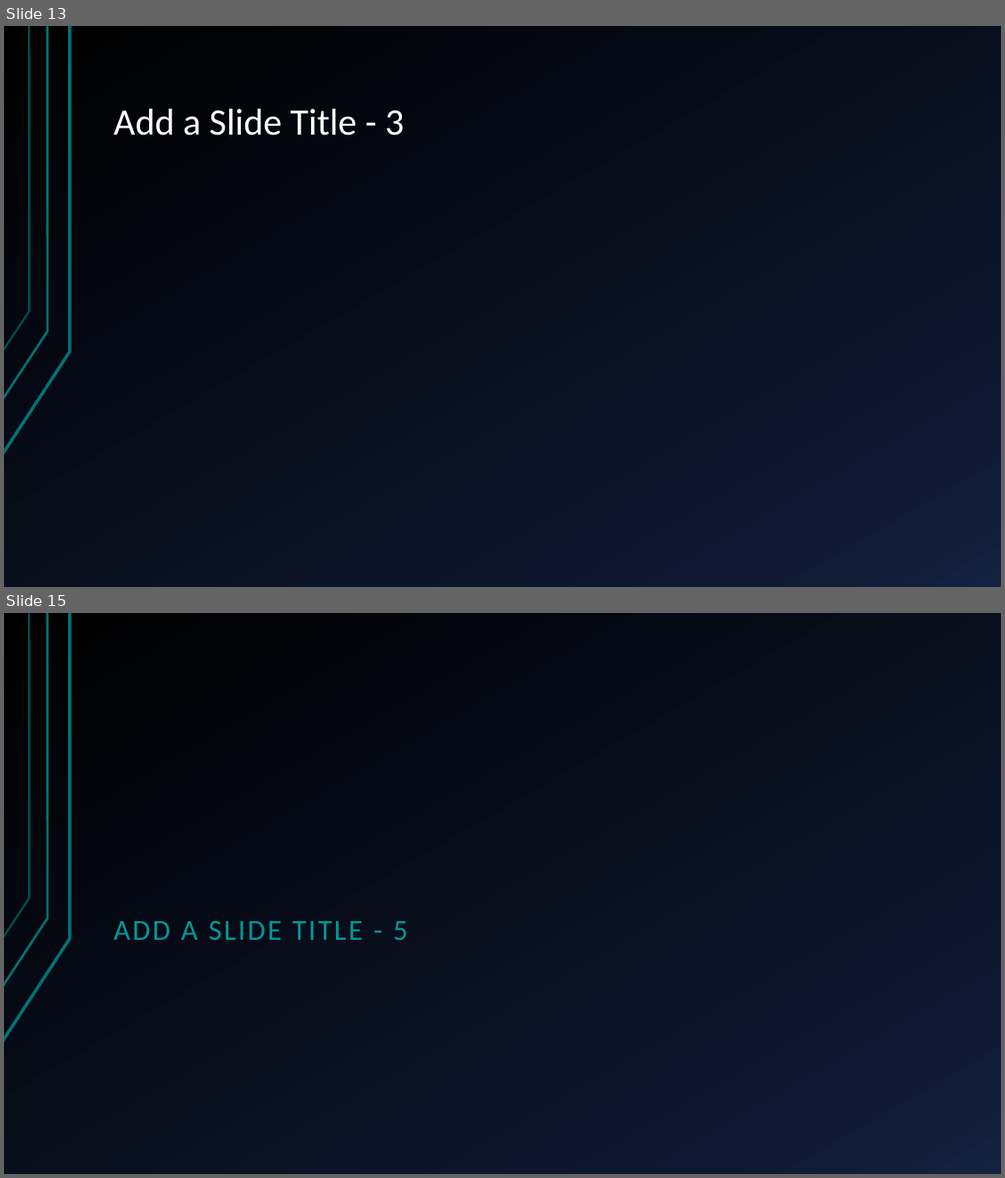
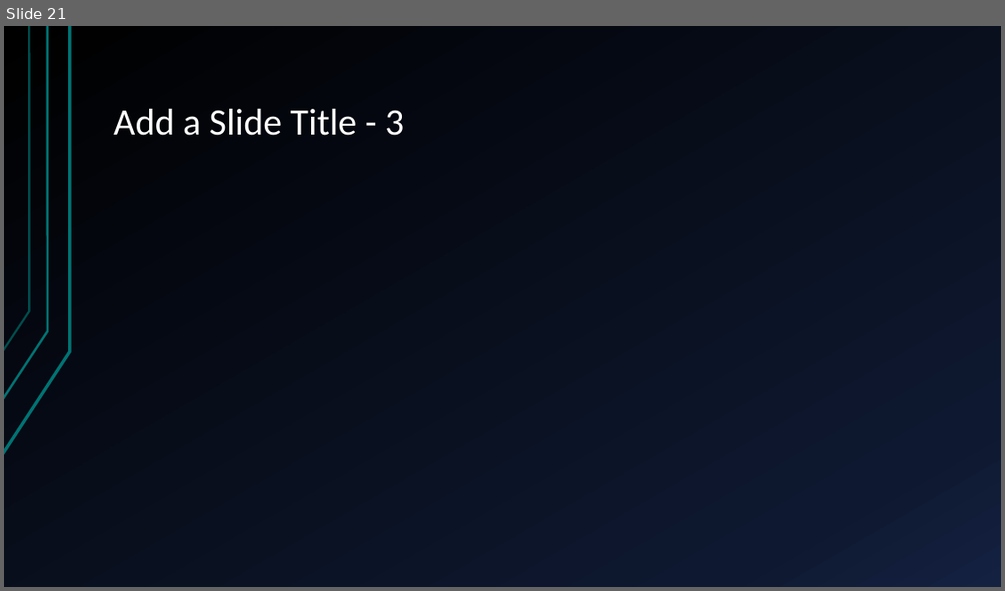
Before and after one commit to HansSanitizer/CENG-450-Project, a slide deck: Documentation/Long-Mann 16-Bit RISC Processor.pptx. Shown one above the other, each under a label of ours: slides 13 and 15 before the commit, slide 21 after it; the slides between them are not shown. The pictures are 1005x1178 and 1005x591 pixels, drawn with LibreOffice and Linux fonts; fonts in the diff are those of the drawing. Boxes give left, top, right and bottom in pixels: in the first picture for what was removed or moved away, otherwise in the second. Text is boxed around its words. In the diff, an @@ line names an element or a change of style, - is before the commit and + after.

```diff
--- a/Documentation/Long-Mann 16-Bit RISC Processor.pptx
+++ b/Documentation/Long-Mann 16-Bit RISC Processor.pptx
@@ slide 15 removed at (x1=4, y1=613, x2=1001, y2=1174), background gradient #000000 to #0F1931 to #142242; not listed: 3 template elements that a slide beside it also shows @@
@@ title removed at (x1=113, y1=921, x2=408, y2=940) @@
-ADD A SLIDE TITLE - 5
@@ what was slide 13 is now slide 21 @@
```
Also in this commit, not shown: 1 slide changed, 8 slides added, 1 other slide removed.
